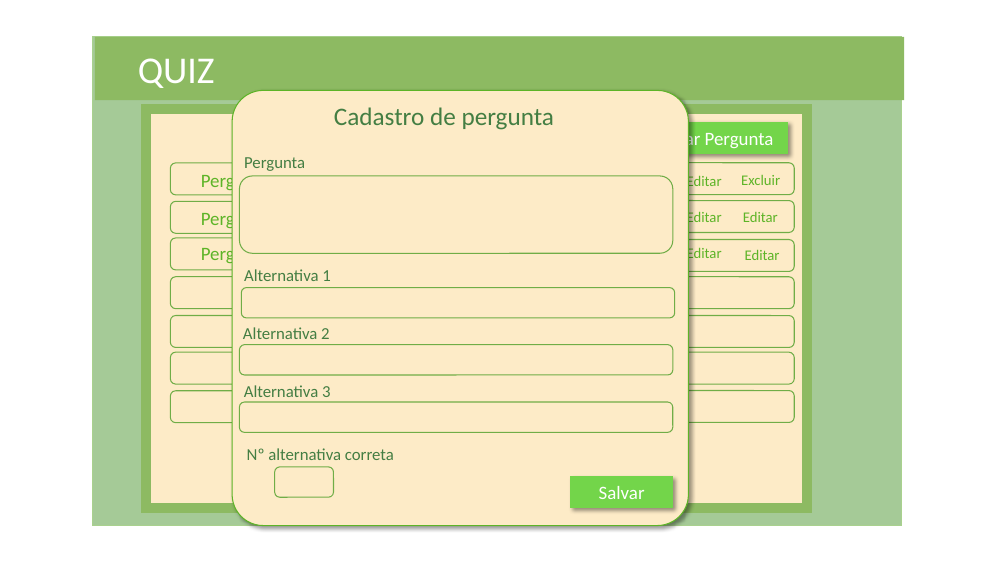
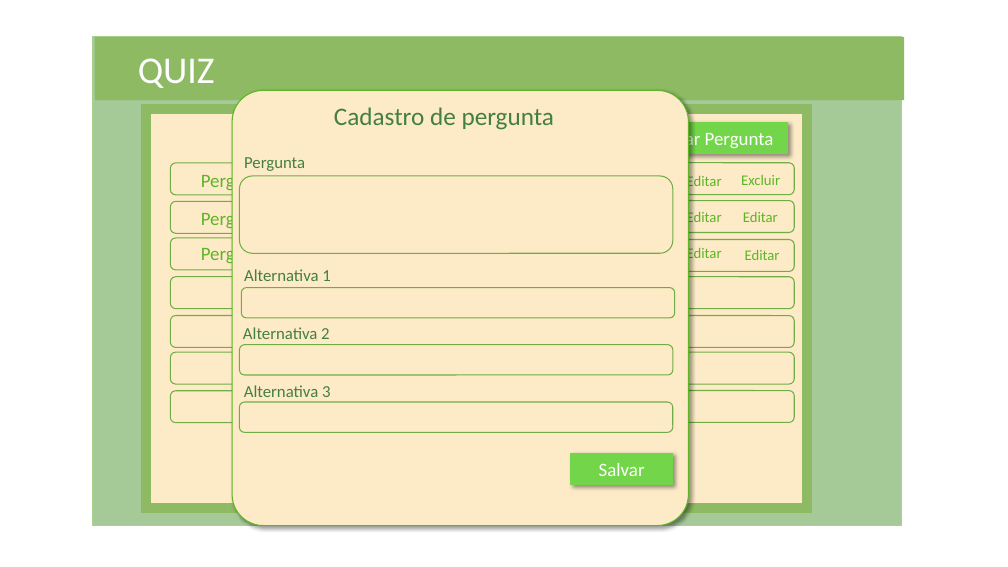
Before and after one commit to NathanReis/FTT-Recicla, a slide deck: slide 19 of DocumentacaoProjeto/Protótipo_Visual.pptx. Drawn at 1008x567 pixels with LibreOffice and Linux fonts; fonts in the diff are those of the drawing. Boxes give left, top, right and bottom in pixels: in the first picture for what was removed or moved away, otherwise in the second. Text is boxed around its words. In the diff, an @@ line names an element or a change of style, - is before the commit and + after.

```diff
--- a/DocumentacaoProjeto/Protótipo_Visual.pptx
+++ b/DocumentacaoProjeto/Protótipo_Visual.pptx
@@ text removed at (247,448,394,460) @@
-Nº alternativa correta
@@ rounded rectangle removed at (274,467,333,498) @@
@@ rectangle "Salvar": place and size @@
-rectangle "Salvar" at (571,477,673,508)
+rectangle "Salvar" at (571,454,673,485)
```
Also in this commit, not shown: 3 slides added, 2 other files.
